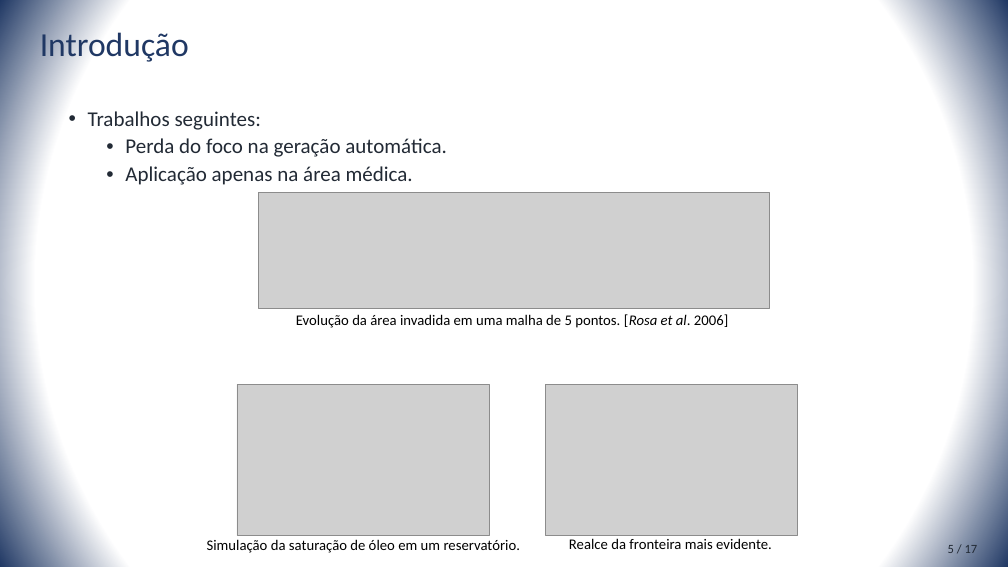
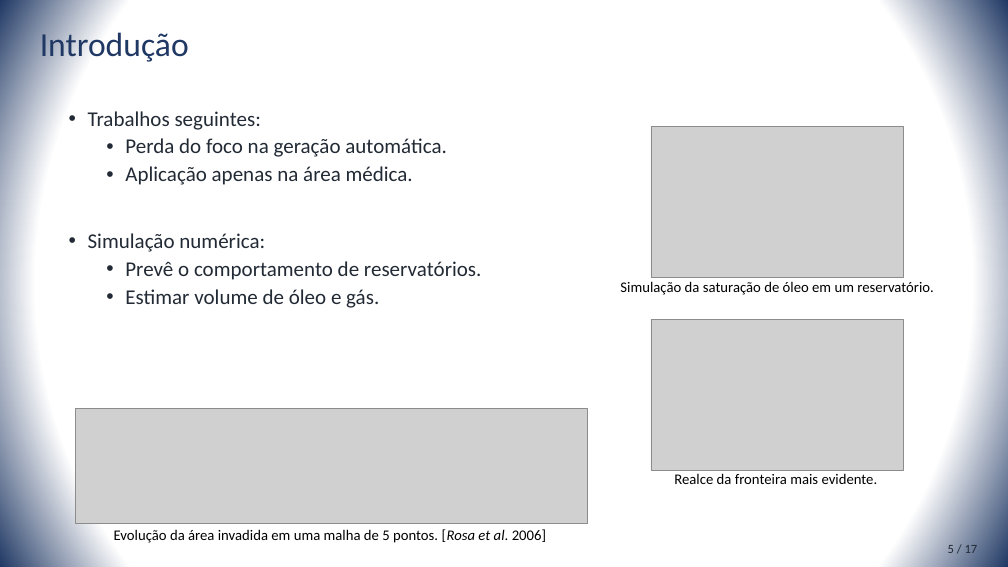
Before and after one commit to rustanitu/atfgtex, a slide deck: slide 5 of presentation/presentation.pptm. Drawn at 1008x567 pixels with LibreOffice and Linux fonts; fonts in the diff are those of the drawing; grey boxes stand for pictures. Boxes give left, top, right and bottom in pixels: in the first picture for what was removed or moved away, otherwise in the second. Text is boxed around its words. In the diff, an @@ line names an element or a change of style, - is before the commit and + after.

```diff
--- a/presentation/presentation.pptm
+++ b/presentation/presentation.pptm
@@ picture: place and size @@
-picture at [237,385,489,536]
+picture at [651,127,904,278]
@@ text at [88,233,482,308]: paragraphs added @@
+• Simulação numérica:
+  • Prevê o comportamento de reservatórios.
+  • Estimar volume de óleo e gás.
@@ text "Simulação da saturação de óleo ...": place and size @@
-text "Simulação da saturação de óleo ..." at [207,539,520,553]
+text "Simulação da saturação de óleo ..." at [620,281,933,295]
@@ picture: place and size @@
-picture at [546,385,799,536]
+picture at [651,319,904,470]
@@ picture: place and size @@
-picture at [258,193,770,308]
+picture at [76,408,588,523]
@@ text "Realce da fronteira mais evidente.": place and size @@
-text "Realce da fronteira mais evidente." at [569,538,772,549]
+text "Realce da fronteira mais evidente." at [674,473,878,484]
@@ text "Evolução da área invadida em ...": place and size @@
-text "Evolução da área invadida em ..." at [296,314,728,328]
+text "Evolução da área invadida em ..." at [114,529,546,543]
```
Also in this commit, not shown: 2 other slides changed, 1 slide added, 1 slide removed, 2 other files.
